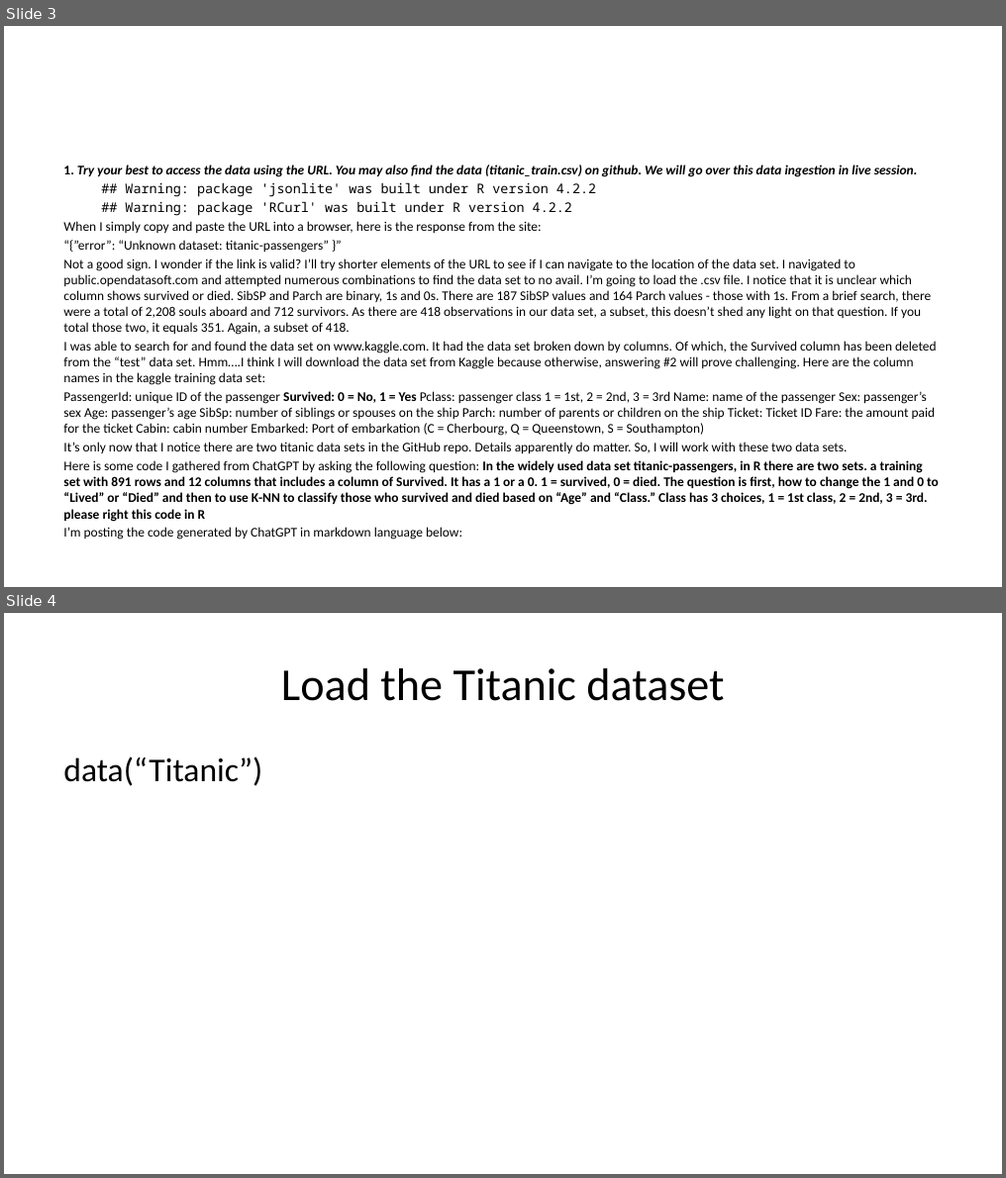
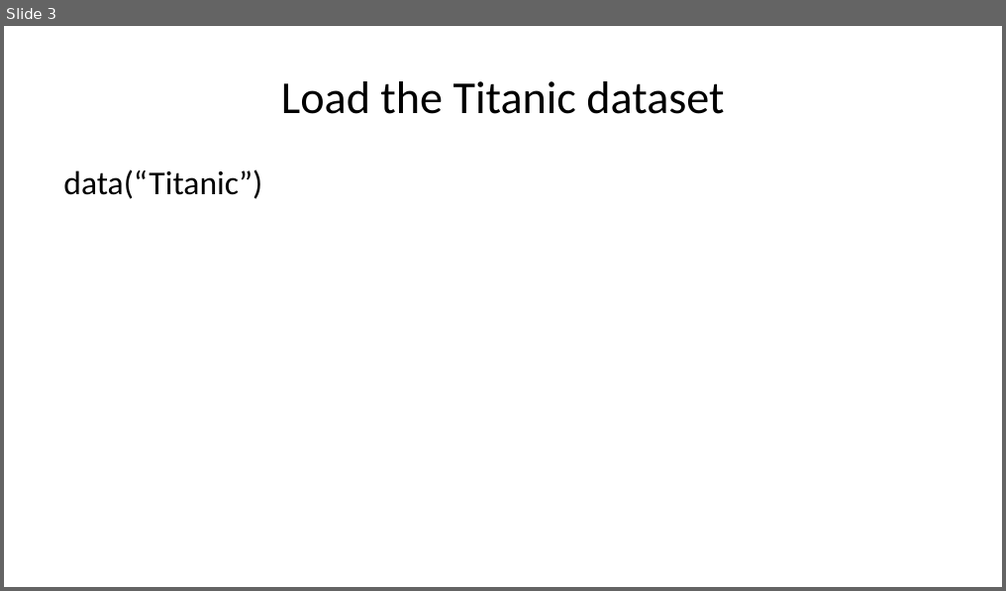
Before and after one commit to SMU-DataHub/Todd_Garner_DS6306_Week6_FLS, a slide deck: Todd_Garner_DS6306_Week6_FLS_Part1.pptx. Shown one above the other, each under a label of ours: slides 3 and 4 before the commit, slide 3 after it. The pictures are 1006x1178 and 1006x591 pixels, drawn with LibreOffice and Linux fonts; fonts in the diff are those of the drawing. Boxes give left, top, right and bottom in pixels: in the first picture for what was removed or moved away, otherwise in the second. Text is boxed around its words. In the diff, an @@ line names an element or a change of style, - is before the commit and + after.

```diff
--- a/Todd_Garner_DS6306_Week6_FLS_Part1.pptx
+++ b/Todd_Garner_DS6306_Week6_FLS_Part1.pptx
@@ slide 3 removed at <box>4,26,1002,587</box>, background #FFFFFF @@
@@ text removed at <box>63,165,939,539</box> @@
-1. Try your best to access the data using the URL. You may also find the data (titanic_train.csv) on github. We will go over this data ingestion in live session.
-## Warning: package 'jsonlite' was built under R version 4.2.2
-## Warning: package 'RCurl' was built under R version 4.2.2
-When I simply copy and paste the URL into a browser, here is the response from the site:
-“{”error”: “Unknown dataset: titanic-passengers” }”
-Not a good sign. I wonder if the link is valid? I’ll try shorter elements of the URL to see if I can navigate to the location of the data set. I navigated to public.opendatasoft.com and attempted numerous combinations to find the data set to no avail. I’m going to load the .csv file. I notice that it is unclear which column shows survived or died. SibSP and Parch are binary, 1s and 0s. There are 187 SibSP values and 164 Parch values - those with 1s. From a brief search, there were a total of 2,208 souls aboard and 712 survivors. As there are 418 observations in our data set, a subset, this doesn’t shed any light on that question. If you total those two, it equals 351. Again, a subset of 418.
-I was able to search for and found the data set on www.kaggle.com. It had the data set broken down by columns. Of which, the Survived column has been deleted from the “test” data set. Hmm….I think I will download the data set from Kaggle because otherwise, answering #2 will prove challenging. Here are the column names in the kaggle training data set:
-PassengerId: unique ID of the passenger Survived: 0 = No, 1 = Yes Pclass: passenger class 1 = 1st, 2 = 2nd, 3 = 3rd Name: name of the passenger Sex: passenger’s sex Age: passenger’s age SibSp: number of siblings or spouses on the ship Parch: number of parents or children on the ship Ticket: Ticket ID Fare: the amount paid for the ticket Cabin: cabin number Embarked: Port of embarkation (C = Cherbourg, Q = Queenstown, S = Southampton)
-It’s only now that I notice there are two titanic data sets in the GitHub repo. Details apparently do matter. So, I will work with these two data sets.
-Here is some code I gathered from ChatGPT by asking the following question: In the widely used data set titanic-passengers, in R there are two sets. a training set with 891 rows and 12 columns that includes a column of Survived. It has a 1 or a 0. 1 = survived, 0 = died. The question is first, how to change the 1 and 0 to “Lived” or “Died” and then to use K-NN to classify those who survived and died based on “Age” and “Class.” Class has 3 choices, 1 = 1st class, 2 = 2nd, 3 = 3rd. please right this code in R
-I’m posting the code generated by ChatGPT in markdown language below:
@@ what was slide 4 is now slide 3 @@
```
Also in this commit, not shown: 6 slides changed, 1 slide added, 6 other slides removed, 6 other files.
